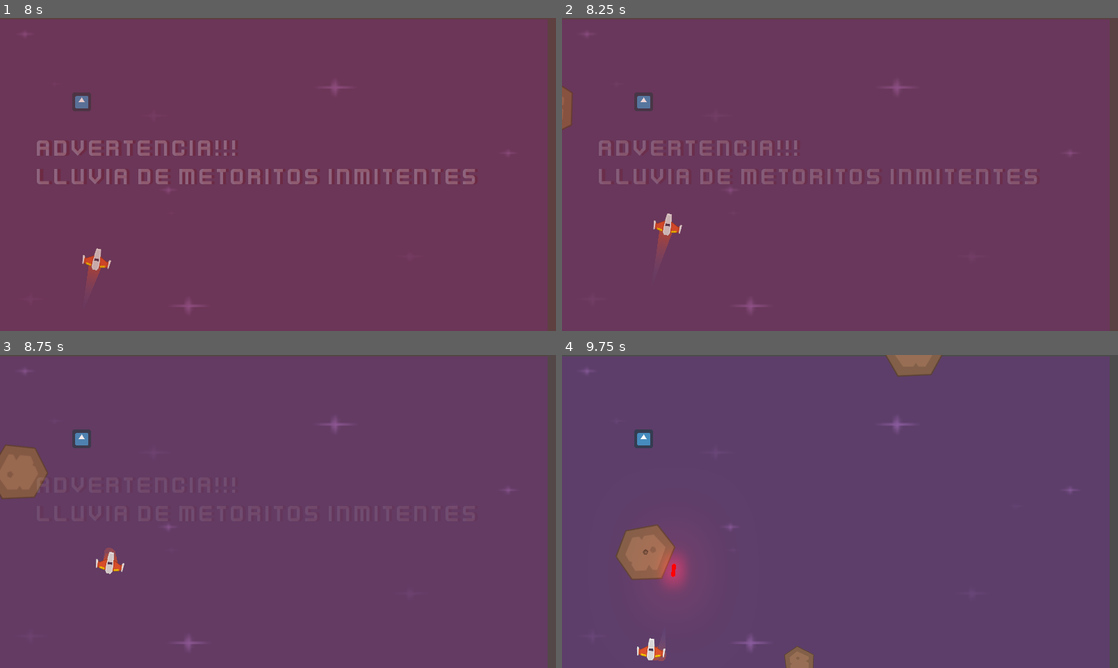
Above: before the commit, frames 1-4 (two rows, left to right).
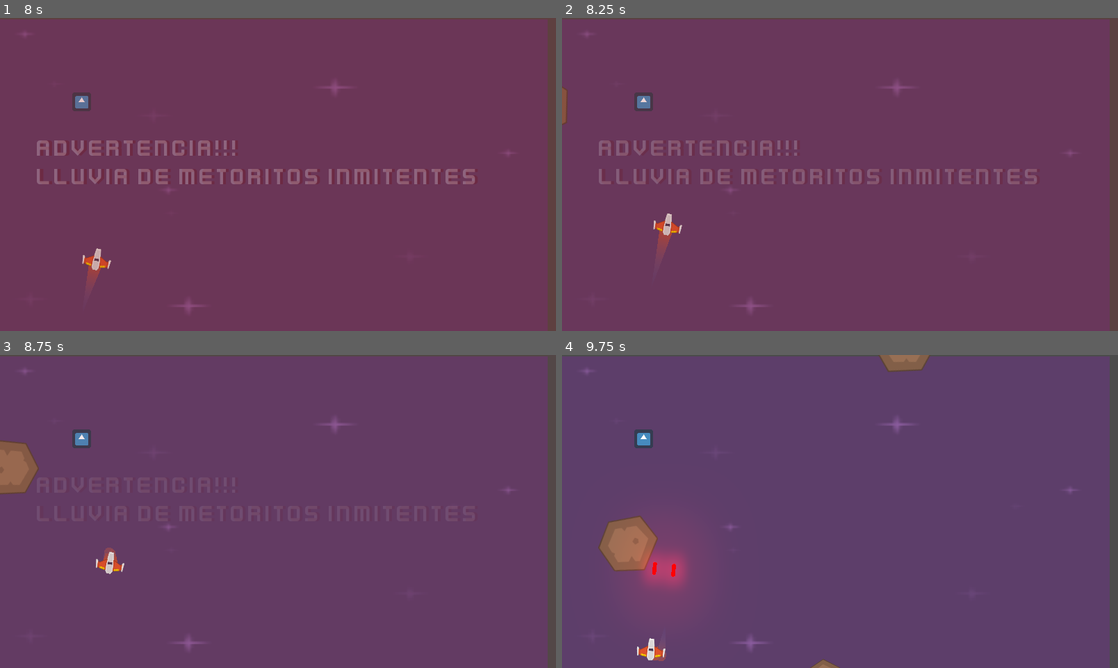
Above: after the commit, the same moments.

Repository: Elunneh/Juego-Meteo
Game: Godot game, scene res://Juego/Niveles/NivelTest.tscn
Two runs of this game, one before a commit and one after it. Both use one fixed random seed, a clock stepped at 60 frames per second and the inputs below. The engine's default icon, where the game draws it, is replaced by a stand-in: a white triangle on a blue panel in a dark square.
Inputs (mouse positions are in pixels of both pictures, inside the frame that each line leads up to):
- Up to frame 1 (8 s): move the mouse to (250, 237) at 0.52 s; press the mouse at (250, 237) at 0.53 s; hold W (mover_adelante) 0.53-2.03 s; tap Enter at 1.25 s; move the mouse to (444, 221) at 1.27 s; release the mouse at (444, 221) at 1.28 s; right-click (444, 221) at 1.35 s; move the mouse to (111, 127) at 2.02 s; hold A (rotar_antihorario) 2.03-2.78 s; hold S (mover_atras) 2.03-4.28 s; move the mouse to (305, 174) at 2.77 s; tap D (rotar_horario) at 2.85, 7.35 s; move the mouse to (194, 96) at 3.52 s; hold Mouse wheel up (zoom_acercar) 3.53-4.28 s; move the mouse to (400, 158) at 4.27 s; hold W (mover_adelante) from 4.28 s (still down); tap Mouse wheel down (zoom_alejar) at 4.35 s; move the mouse to (166, 190) at 5.02 s; press the mouse at (166, 190) at 5.03 s; move the mouse to (333, 105) at 5.77 s; release the mouse at (333, 105) at 5.78 s; right-click (333, 105) at 5.85 s; move the mouse to (250, 237) at 6.52 s; hold A (rotar_antihorario) 6.53-7.28 s; move the mouse to (444, 221) at 7.27 s
- Up to frame 2 (8.25 s): move the mouse to (673, 127) at 8.02 s; release W (mover_adelante) at 8.03 s; hold S (mover_atras) from 8.03 s (still down); hold Mouse wheel up (zoom_acercar) from 8.03 s (still down)
- Up to frame 3 (8.75 s): keep holding S (mover_atras); keep holding Mouse wheel up (zoom_acercar)
- Up to frame 4 (9.75 s): move the mouse to (867, 511) at 8.77 s; release Mouse wheel up (zoom_acercar) at 8.78 s; tap Mouse wheel down (zoom_alejar) at 8.85 s; move the mouse to (756, 433) at 9.52 s; release S (mover_atras) at 9.53 s; press the mouse at (756, 433) at 9.53 s; hold W (mover_adelante) from 9.53 s (still down)

Frame 1 is identical in both runs. In frame 2, 0.1% of the frame differs, in the area x 0-2%, y 21-36%; in frame 3, 0.5%; in frame 4, 2.3%, in the area x 6-69%, y 0-100%.

Commit message:
Update Meteoritos.tscn

Diff:
--- a/Juego/Metetoritos/Meteoritos.tscn
+++ b/Juego/Metetoritos/Meteoritos.tscn
@@ -415,7 +415,7 @@
 linear_damp = 0.0
 angular_damp = 0.0
 script = ExtResource( 1 )
-vel_lineal_base = Vector2( 200, 200 )
+vel_lineal_base = Vector2( 175, 175 )
 hitpoints_base = 5.0
 
 [node name="Sprite" type="Sprite" parent="."]
